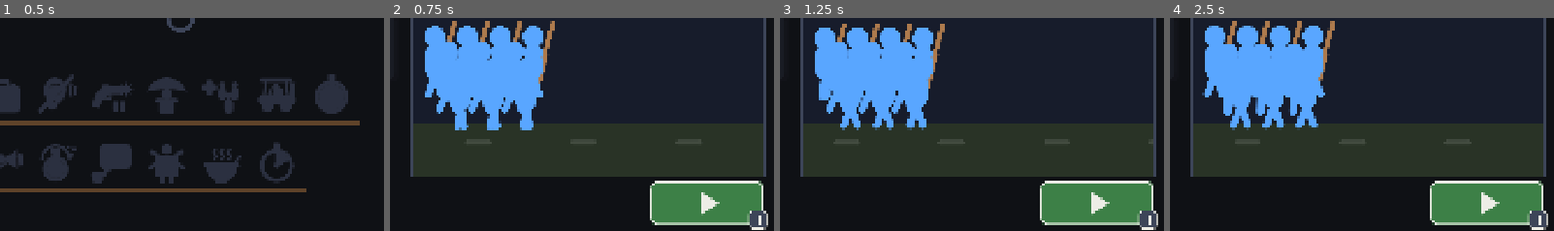
Above: before the commit, frames 1-4 (left to right).
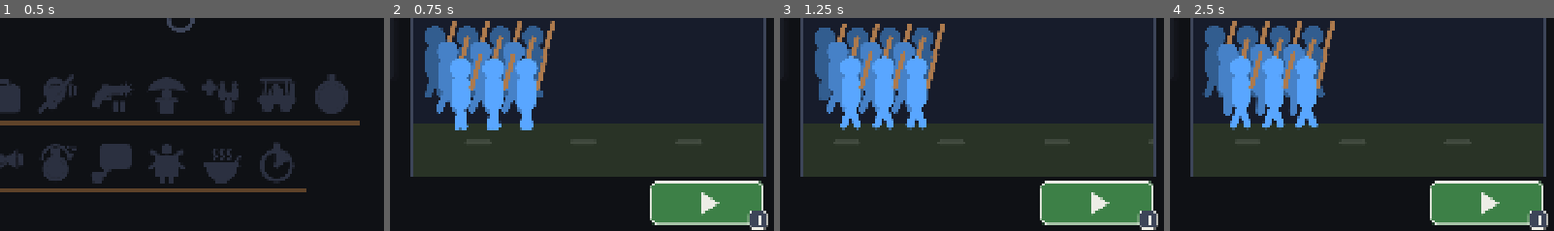
Above: after the commit, the same moments.

Repository: kuhyx/fifteen-dollar-siege
Game: Godot game, scene res://main.tscn
Same seed, same stepped clock (60 frames per second), same inputs: the game is played once before the commit and once after it.
Inputs (mouse positions are % of the whole screen's width and height, from its top left):
- Up to frame 1 (0.5 s): no input
- Up to frame 2 (0.75 s): click (27, 26) at 0.52 s
- Up to frame 3 (1.25 s): no input
- Up to frame 4 (2.5 s): click (10, 7) at 1.27 s; click (50, 26) at 2.02 s
The pictures show only the part of the screen within x 50-100%, y 49-99%; the shares and areas given below are measured in that part.

Frame 1 is identical in both runs. In frame 2, 7.2% of the frame differs, in the area x 9-40%, y 3-45%; in frame 3, 6.9%; in frame 4, 6.9%.

Commit message:
fix: army ranks read apart; bolder ghost
The idle stage draws the army rank by rank, the back ranks darker, so
ten to thirty men of one colour stay countable. The invisible man's
dashed outline is thick enough to see in the preview.

Co-Authored-By: Claude Fable 5.2 <noreply@anthropic.com>
Claude-Session: https://claude.ai/code/session_01WzxdWXs4gEhEUMr9rgYG9V

Diff:
--- a/src/view/shop/buff_vignettes.gd
+++ b/src/view/shop/buff_vignettes.gd
@@ -22,15 +22,16 @@
 	var u := fposmod(at_s / LOOP_S, 1.0)
 	var stride := u * TAU * 2.0
 	VignetteKit.ground(pen, u * VignetteKit.TUFT_GAP)
-	for i in maxi(men / MEN_PER_FIGURE, 1):
-		var rank := i % RANKS
-		var column := i / RANKS
-		var foot := Vector2(
-			26.0 + column * 15.0 + rank * 6.0, VignetteKit.FLOOR - 12.0 + rank * 7.0
-		)
-		foot.y -= absf(sin(stride + rank)) * 1.2
-		var head := VignetteKit.man(pen, foot, VignetteKit.ARMY, stride + rank)
-		pen.line(head + Vector2(5, 9), head + Vector2(9, -6), 2.0, PictoInk.WOOD)
+	var figures := maxi(men / MEN_PER_FIGURE, 1)
+	for rank in RANKS:  # the rank at the back first; it is darker, so ranks stay apart
+		var tint := VignetteKit.ARMY.darkened(0.22 * (RANKS - 1 - rank))
+		for column in ceili(float(figures) / RANKS):
+			if column * RANKS + rank >= figures:
+				continue
+			var foot := Vector2(26.0 + column * 15.0 + rank * 6.0, VignetteKit.FLOOR - 12.0)
+			foot.y += rank * 7.0 - absf(sin(stride + rank)) * 1.2
+			var head := VignetteKit.man(pen, foot, tint, stride + rank)
+			pen.line(head + Vector2(5, 9), head + Vector2(9, -6), 2.0, PictoInk.WOOD)
 
 
 static func has(id: StringName) -> bool:
--- a/src/view/shop/vignette_kit.gd
+++ b/src/view/shop/vignette_kit.gd
@@ -61,16 +61,16 @@
 
 ## Only the outline of a person, dashed: he cannot be seen.
 static func ghost(p: VignettePen, foot: Vector2, stride: float) -> void:
-	var tint := Color(PictoInk.LIGHT, 0.85)
+	var tint := Color(PictoInk.LIGHT, 0.9)
 	var swing := sin(stride) * 4.0
 	var hip := foot + Vector2(0, -9)
-	p.line(hip, foot + Vector2(swing, 0), 0.9, tint)
-	p.line(hip, foot - Vector2(swing, 0), 0.9, tint)
+	p.line(hip, foot + Vector2(swing, 0), 1.3, tint)
+	p.line(hip, foot - Vector2(swing, 0), 1.3, tint)
 	for turn: float in [0.0, 90.0, 180.0, 270.0]:
-		p.arc(foot + Vector2(0, -26.5), 4.6, turn + 10.0, turn + 60.0, 1.0, tint)
+		p.arc(foot + Vector2(0, -26.5), 4.6, turn + 10.0, turn + 62.0, 1.4, tint)
 	for y: float in [-21.0, -15.0]:
-		p.line(foot + Vector2(-4.2, y), foot + Vector2(-4.2, y + 3.5), 1.0, tint)
-		p.line(foot + Vector2(4.2, y), foot + Vector2(4.2, y + 3.5), 1.0, tint)
+		p.line(foot + Vector2(-4.2, y), foot + Vector2(-4.2, y + 3.5), 1.4, tint)
+		p.line(foot + Vector2(4.2, y), foot + Vector2(4.2, y + 3.5), 1.4, tint)
 
 
 ## A village house standing on `at`.
